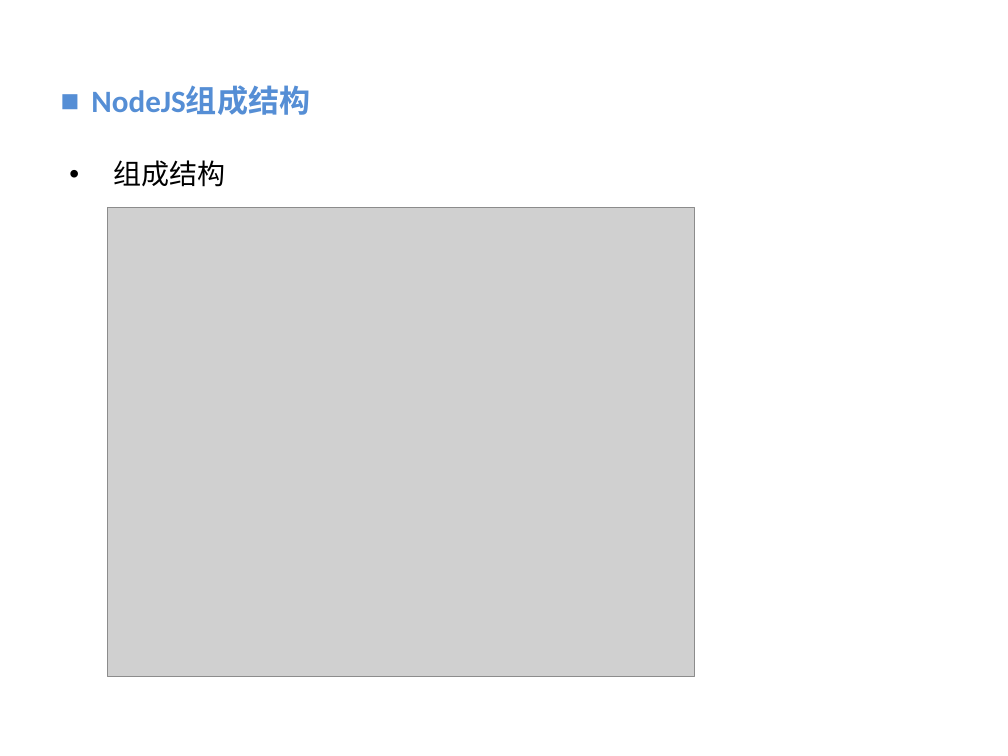
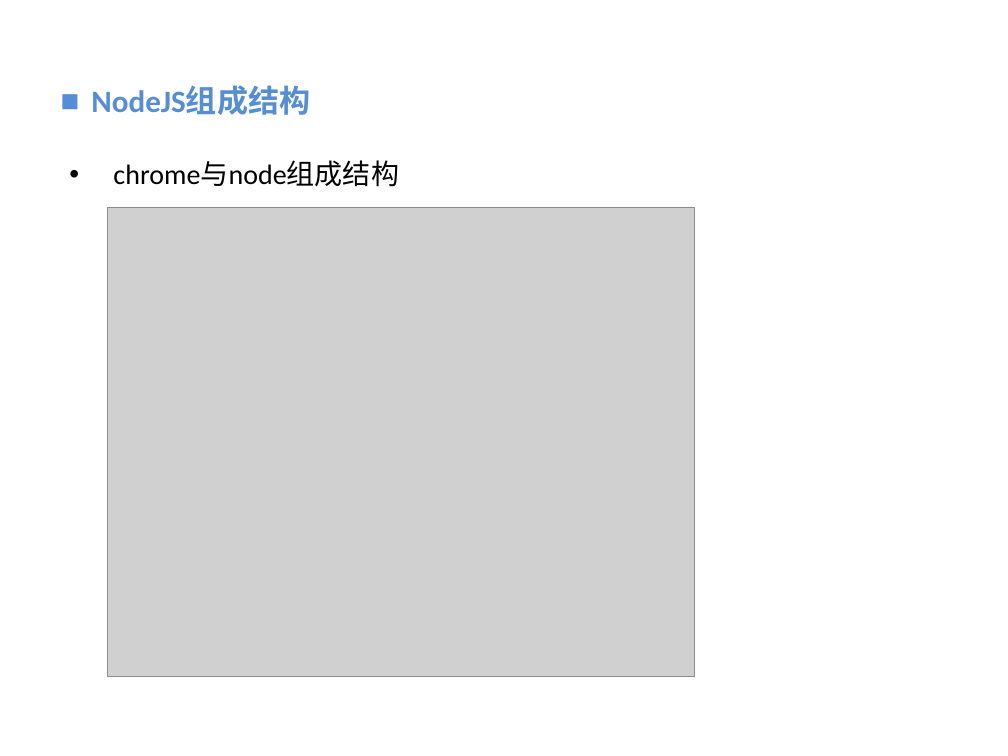
Before and after one commit to vaik/Documents, a slide deck: slide 16 of 我的分享/NodeJS基础概念理解.ppt. Drawn at 1008x756 pixels with LibreOffice and Linux fonts; fonts in the diff are those of the drawing; grey boxes stand for pictures; background and template pictures are left out. Boxes give left, top, right and bottom in pixels: in the first picture for what was removed or moved away, otherwise in the second. Text is boxed around its words. In the diff, an @@ line names an element or a change of style, - is before the commit and + after.

```diff
--- a/我的分享/NodeJS基础概念理解.ppt
+++ b/我的分享/NodeJS基础概念理解.ppt
@@ text at <box>113,161,399,187</box>: text changed @@
-• 组成结构
+• chrome与node组成结构
```
Also in this commit, not shown: 9 other slides changed.
